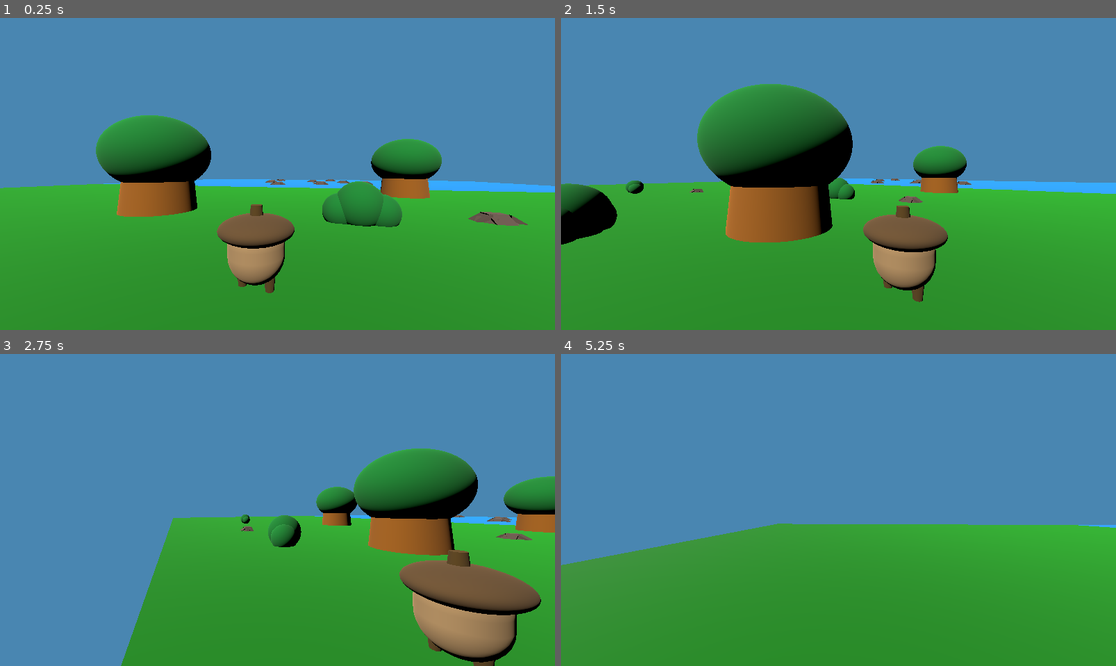
Above: before the commit, frames 1-4 (two rows, left to right).
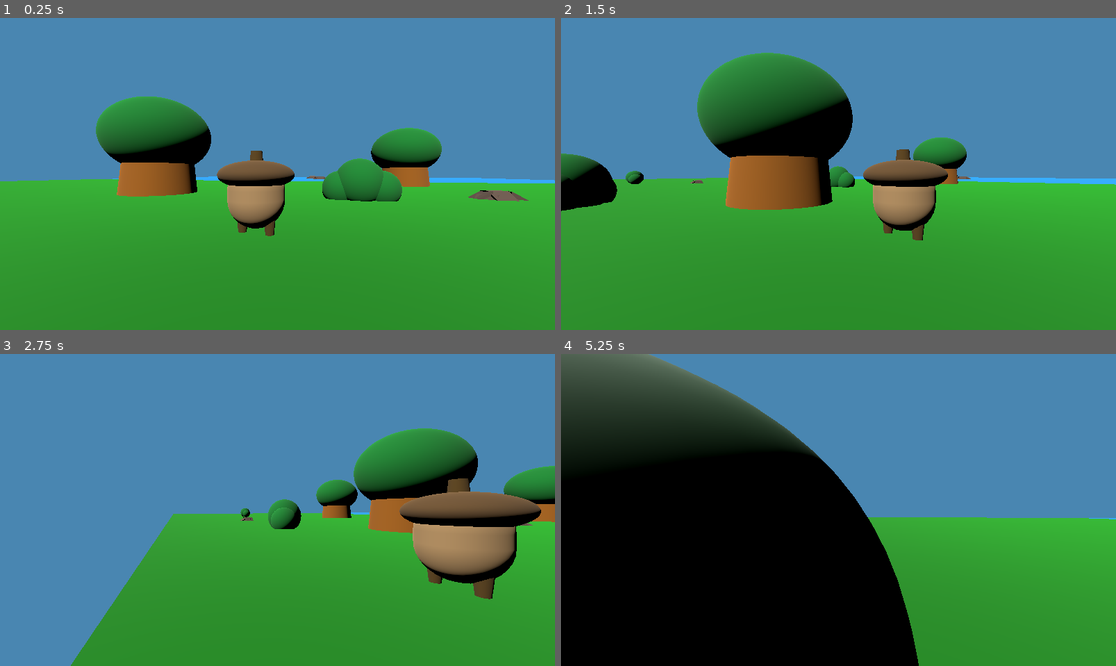
Above: after the commit, the same moments.

Repository: pterosaur-pixel/evil-squirrels-unite
Game: Godot game, scene res://main.tscn
The game is run twice, just before and just after one commit, with the same random seed, the same clock (stepped at 60 frames per second) and the same inputs.
Inputs:
- Up to frame 1 (0.25 s): no input
- Up to frame 2 (1.5 s): tap Enter at 0.5 s; hold Right (ui_right) 0.53-1.28 s; hold X (camera_left) 0.53-1.28 s; tap Space (jump) at 0.77 s; hold Down (ui_down) from 1.28 s (still down); tap Y (camera_right) at 1.35 s
- Up to frame 3 (2.75 s): tap Space (jump) at 1.52 s; release Down (ui_down) at 2.03 s; hold Right (ui_right) from 2.03 s (still down); hold X (camera_left) from 2.03 s (still down)
- Up to frame 4 (5.25 s): release Right (ui_right) at 2.78 s; release X (camera_left) at 2.78 s; hold Up (ui_up) 2.78-3.53 s; tap Y (camera_right) at 2.85, 4.35 s; tap Space (jump) at 3.02, 3.77, 4.52 s; hold X (camera_left) 3.53-4.28 s; hold Left (ui_left) 3.53-5.03 s; hold Down (ui_down) from 5.03 s (still down); hold X (camera_left) from 5.03 s (still down)

The runs differ from the first frame. In frame 1, 16% of the frame differs, in the area x 0-100%, y 25-89%; in frame 2, 22%; in frame 3, 20%; in frame 4, 51%, in the area x 0-100%, y 0-100%.

Commit message:
Made camera move with character's y position

Diff:
--- a/camera_3d.gd
+++ b/camera_3d.gd
@@ -3,6 +3,7 @@
 func _physics_process(delta: float) -> void:
 	global_position.x = character.global_position.x + 2
 	global_position.z = character.global_position.z + 5
+	global_position.y = character.global_position.y + 2
 	if Input.is_action_pressed("camera_left"):
 		rotation.y += 0.01
 	if Input.is_action_pressed("camera_right"):
